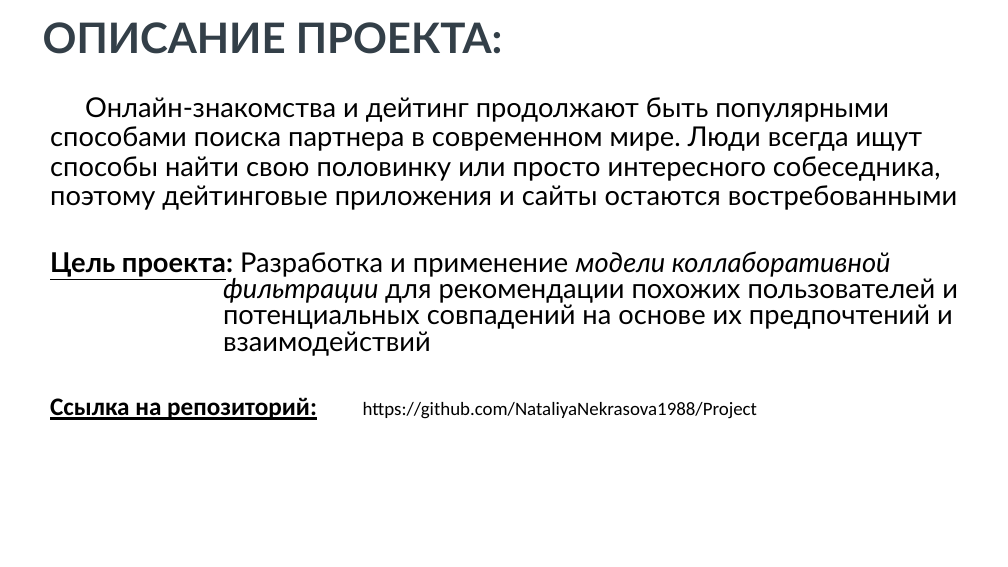
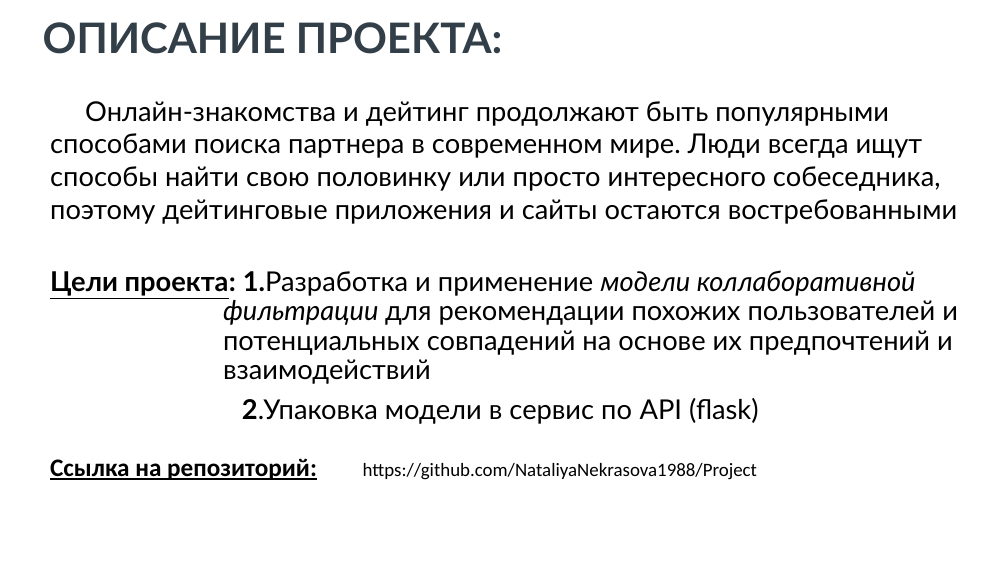
Before and after one commit to NataliyaNekrasova1988/Project, a slide deck: slide 3 of Презентация.pptx. Drawn at 1008x567 pixels with LibreOffice and Linux fonts; fonts in the diff are those of the drawing; background and template pictures are left out. Boxes give left, top, right and bottom in pixels: in the first picture for what was removed or moved away, otherwise in the second. Text is boxed around its words. In the diff, an @@ line names an element or a change of style, - is before the commit and + after.

```diff
--- a/Презентация.pptx
+++ b/Презентация.pptx
@@ text at [50, 101, 958, 224]: line spacing 0.9 to 1 @@
@@ text at [50, 270, 958, 424]: text changed @@
-Цель проекта: Разработка и применение модели коллаборативной фильтрации для рекомендации похожих пользователей и потенциальных совпадений на основе их предпочтений и взаимодействий
+Цели проекта: 1.Разработка и применение модели коллаборативной фильтрации для рекомендации похожих пользователей и потенциальных совпадений на основе их предпочтений и взаимодействий
+2.Упаковка модели в сервис по API (flask)
@@ text "Ссылка на репозиторий: https://github.com/NataliyaNekrasova1 ...": place and size @@
-text "Ссылка на репозиторий: https://github.com/NataliyaNekrasova1 ..." at [50, 397, 757, 420]
+text "Ссылка на репозиторий: https://github.com/NataliyaNekrasova1 ..." at [50, 458, 757, 480]
```
Also in this commit, not shown: 1 other file.
